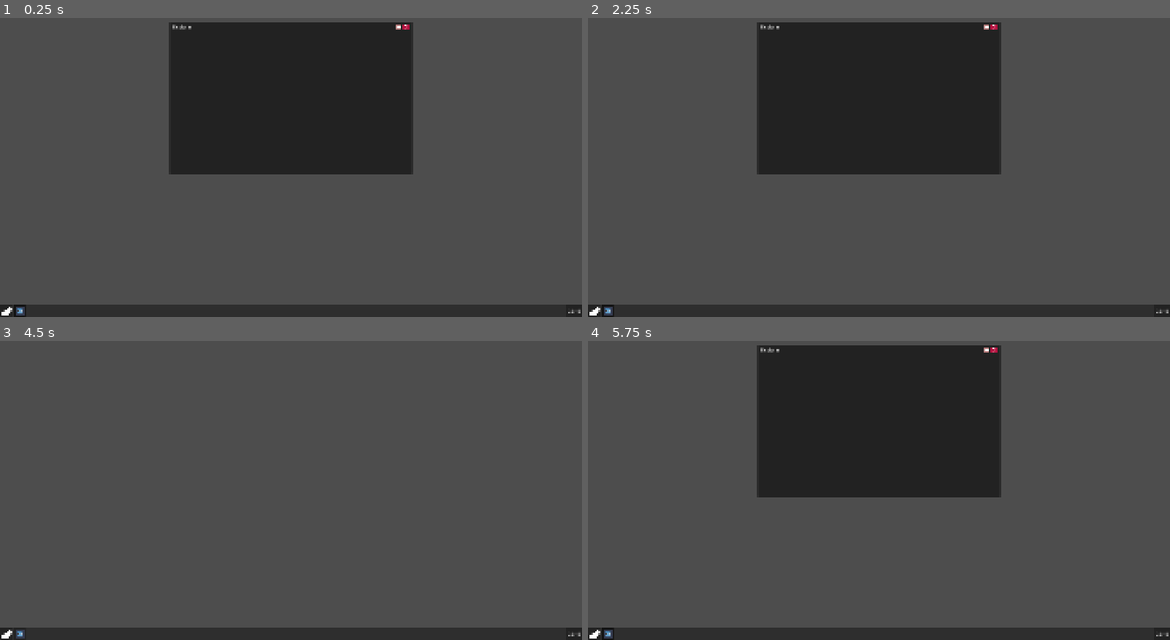
Above: before the commit, frames 1-4 (two rows, left to right).
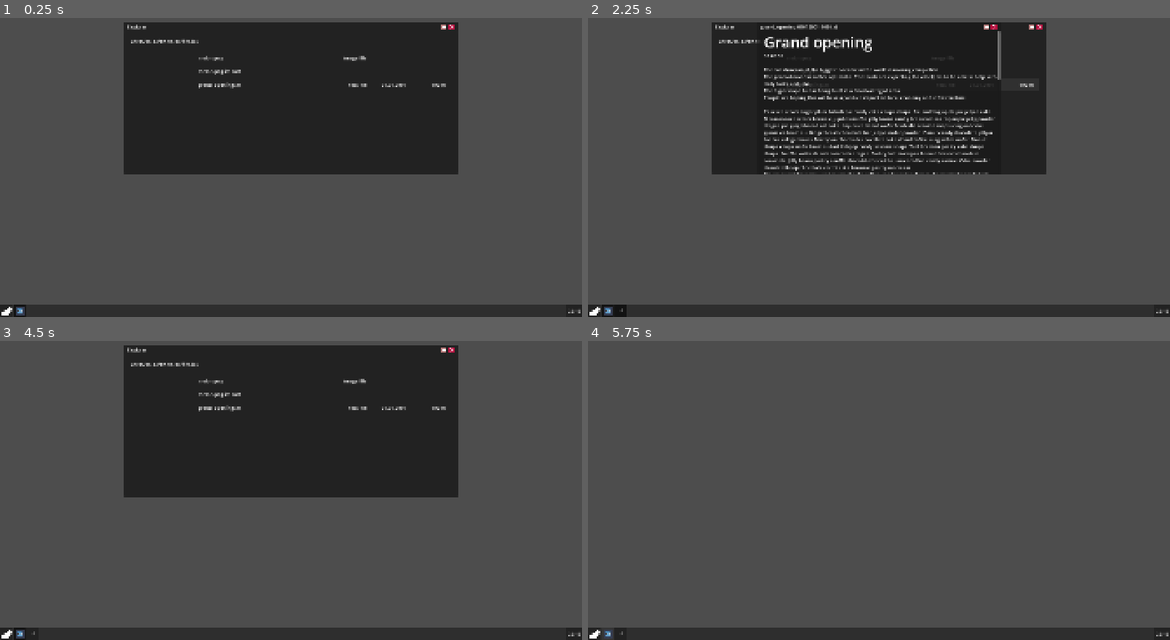
Above: after the commit, the same moments.

Repository: Dherleth/melon-os
Game: Godot game, scene res://os/core/os_system/os_system.tscn
The game is run twice, just before and just after one commit, with the same random seed, the same clock (stepped at 60 frames per second) and the same inputs.
Inputs (mouse positions are in pixels of both pictures, inside the frame that each line leads up to):
- Up to frame 1 (0.25 s): no input
- Up to frame 2 (2.25 s): click (908, 56) at 0.52 s; click (908, 71) at 1.27 s; click (908, 83) at 2.02 s
- Up to frame 3 (4.5 s): click (5, 634) at 2.75 s; click (5, 634) at 3.5 s; click (395, 349) at 4.27 s
- Up to frame 4 (5.75 s): click (605, 634) at 5 s

The runs differ from the first frame. In frame 1, 8.3% of the frame differs, in the area x 21-79%, y 1-53%; in frame 2, 12%; in frame 3, 29%, in the area x 5-79%, y 1-99%; in frame 4, 21%.

Commit message:
can open app from file

Diff:
--- a/os/core/os_app/os_app_manager.gd
+++ b/os/core/os_app/os_app_manager.gd
@@ -6,6 +6,7 @@
 
 var windows_container: OsWindowsContainer
 var task_bar: OsTaskBar
+var os_system: OsSystem
 
 
 func register_app(definition: OsAppDefinition) -> void:
@@ -29,6 +30,7 @@
 	var app_instance = definition.scene.instantiate() as OsAppScene
 	app_instance.app_definition = definition
 	app_instance.file_path = file_path
+	app_instance.os_system = os_system
 
 	running_apps.append(app_instance)
 
--- a/os/core/os_app/os_app_scene.gd
+++ b/os/core/os_app/os_app_scene.gd
@@ -3,18 +3,22 @@
 
 signal focused(app_instance: OsAppScene)
 
+var os_system: OsSystem
+var os_window: OsWindow # The window containing the app instance
 var app_definition: OsAppDefinition
-var os_window: OsWindow
 
 # The file that launched the app.
 # The file contains all the infos for the app and the app should know how to open it
 # and read it.
-# And as dev, you know in which manner to write the data in the file for a specific app
+# And as dev, you know in which manner to write the data in the file for a specific app.
 var file_path := ""
 
+
+# Overriden by children classes
 func setup() -> void:
 	pass
 
 
+# Defaults to the file that opened the app. Child classes can override this
 func get_window_name() -> String:
 	return file_path.get_file()
--- a/os/core/os_desktop/os_desktop.gd
+++ b/os/core/os_desktop/os_desktop.gd
@@ -1,13 +1,13 @@
 class_name OSDesktop
 extends Control
 
-var os: OSSystem
+var os: OsSystem
 
 @export var app_icon_scene: PackedScene
 @onready var app_container: Control = $AppContainer
 
 
-func setup(os_system: OSSystem) -> void:
+func setup(os_system: OsSystem) -> void:
 	os = os_system
 
 	for definition in os.definition.apps:
--- a/os/core/os_file_system/directory.gd
+++ /dev/null
@@ -1,20 +0,0 @@
-class_name OSDirectory
-extends OSFileSystemEntry
-
-var children: Array[OSFileSystemEntry] = []
-
-
-func get_child_by_name(child_name: String) -> OSFileSystemEntry:
-	for child in children:
-		if child.name == child_name:
-			return child
-
-	return null
-
-
-func add_child_entry(entry: OSFileSystemEntry) -> void:
-	children.append(entry)
-
-
-func remove_child_entry(entry: OSFileSystemEntry) -> void:
-	children.erase(entry)
--- a/os/core/os_file_system/directory_definition.gd
+++ /dev/null
@@ -1,7 +0,0 @@
-class_name OSDirectoryDefinition
-extends Resource
-
-@export var name: String
-
-@export var files: Array[OSFileDefinition] = []
-@export var directories: Array[OSDirectoryDefinition] = []
--- a/os/core/os_file_system/file.gd
+++ /dev/null
@@ -1,4 +0,0 @@
-class_name OSFile
-extends OSFileSystemEntry
-
-@export var content: String = ""
--- a/os/core/os_file_system/file_definitions/file_definition.gd
+++ /dev/null
@@ -1,22 +0,0 @@
-class_name OSFileDefinition
-extends Resource
-
-enum FileType {
-	TEXT,
-	IMAGE,
-	SOUND,
-	FOLDER,
-}
-
-const FILE_TYPE_NAMES := {
-	FileType.TEXT: "Text File",
-	FileType.IMAGE: "Image File",
-	FileType.SOUND: "Sound File",
-	FileType.FOLDER: "Folder",
-}
-
-@export var path := ""
-@export var modified := "01.01.01"
-@export var type :FileType = FileType.TEXT
-@export var size := "1 Ko"
-@export var folder_content: Array[OSFileDefinition]
--- a/os/core/os_file_system/file_definitions/image_file_definition.gd
+++ /dev/null
@@ -1,4 +0,0 @@
-class_name OSImageFileDefinition
-extends OSFileDefinition
-
-@export var texture: Texture2D
--- a/os/core/os_file_system/file_definitions/text_file_definition.gd
+++ /dev/null
@@ -1,4 +0,0 @@
-class_name OSTextFileDefinition
-extends OSFileDefinition
-
-@export_multiline var content := "BBCode compatible text"
--- a/os/core/os_file_system/file_system.gd
+++ /dev/null
@@ -1,256 +0,0 @@
-class_name OSFileSystem
-extends Node
-
-var root: OSDirectory
-
-
-func initialize() -> void:
-	root = OSDirectory.new()
-	root.name = "/"
-
-
-func create_directory(path: String) -> OSDirectory:
-	if path == "/":
-		return root
-
-	var parent_path := path.get_base_dir()
-	var directory_name := path.get_file()
-
-	var parent := get_directory(parent_path)
-
-	if parent == null:
-		return null
-
-	var existing := parent.get_child_by_name(directory_name)
-
-	if existing:
-		if existing is OSDirectory:
-			return existing
-
-		return null
-
-	var directory := OSDirectory.new()
-	directory.name = directory_name
-
-	parent.add_child_entry(directory)
-
-	return directory
-
-
-func get_directory(path: String) -> OSDirectory:
-	if path == "/" or path.is_empty():
-		return root
-
-	var parts := path.split("/", false)
-
-	var current := root
-
-	for part in parts:
-		var child := current.get_child_by_name(part)
-
-		if child == null:
-			return null
-
-		if not child is OSDirectory:
-			return null
-
-		current = child
-
-	return current
-
-
-func create_file(path: String,content: String = "") -> OSFile:
-
-	var directory_path := path.get_base_dir()
-	var file_name := path.get_file()
-
-	var directory := get_directory(directory_path)
-
-	if directory == null:
-		return null
-
-	var existing := directory.get_child_by_name(file_name)
-
-	if existing:
-		if existing is OSFile:
-			return existing
-
-		return null
-
-	var file := OSFile.new()
-	file.name = file_name
-	file.content = content
-
-	directory.add_child_entry(file)
-
-	return file
-
-func get_file(path: String) -> OSFile:
-	var directory_path := path.get_base_dir()
-	var file_name := path.get_file()
-
-	var directory := get_directory(directory_path)
-
-	if directory == null:
-		return null
-
-	var entry := directory.get_child_by_name(file_name)
-
-	if entry is OSFile:
-		return entry
-
-	return null
-
-
-func read_file(path: String) -> String:
-	var file := get_file(path)
-
-	if file == null:
-		push_error("File not found: " + path)
-		return ""
-
-	return file.content
-
-
-func write_file(path: String,content: String) -> bool:
-	var file := get_file(path)
-
-	if file == null:
-		return false
-
-	file.content = content
-
-	return true
-
-func list_directory(path: String) -> Array[OSFileSystemEntry]:
-
-	var directory := get_directory(path)
-
-	if directory == null:
-		return []
-
-	return directory.children.duplicate()
-
-
-func exists(path: String) -> bool:
-	if path == "/":
-		return true
-
-	return (
-		get_file(path) != null
-		or
-		get_directory(path) != null
-	)
-
-
-func delete_file(path: String) -> bool:
-	var file := get_file(path)
-
-	if file == null:
-		return false
-
-	var directory := get_directory(
-		path.get_base_dir()
-	)
-
-	if directory == null:
-		return false
-
-	directory.remove_child_entry(file)
-
-	return true
-
-
-func delete_directory(path: String) -> bool:
-	if path == "/":
-		return false
-
-	var directory := get_directory(path)
-
-	if directory == null:
-		return false
-
-	var parent := get_directory(
-		path.get_base_dir()
-	)
-
-	if parent == null:
-		return false
-
-	parent.remove_child_entry(directory)
-
-	return true
-
-
-func move(source_path: String, destination_path: String) -> bool:
-	var source_parent := get_directory(
-		source_path.get_base_dir()
-	)
-
-	var destination_parent := get_directory(
-		destination_path.get_base_dir()
-	)
-
-	if source_parent == null:
-		return false
-
-	if destination_parent == null:
-		return false
-
-	var entry := source_parent.get_child_by_name(
-		source_path.get_file()
-	)
-
-	if entry == null:
-		return false
-
-	if destination_parent.get_child_by_name(destination_path.get_file()):
-		return false
-
-	source_parent.remove_child_entry(entry)
-
-	entry.name = destination_path.get_file()
-
-	destination_parent.add_child_entry(entry)
-
-	return true
-
-
-func rename(path: String,new_name: String) -> bool:
-	return move(
-		path,
-		path.get_base_dir().path_join(new_name)
-	)
-
-
-func load_definition(
-	definition: OSFileSystemDefinition
-) -> void:
-
-	root = build_directory(
-		definition.root
-	)
-
-func build_directory(
-	definition: OSDirectoryDefinition
-) -> OSDirectory:
-
-	var directory := OSDirectory.new()
-	directory.name = definition.name
-
-	for file_definition in definition.files:
-		var file := OSFile.new()
-
-		file.name = file_definition.name
-		file.content = file_definition.content
-
-		directory.add_child_entry(file)
-
-	for directory_definition in definition.directories:
-		var child_directory := build_directory(
-			directory_definition
-		)
-
-		directory.add_child_entry(child_directory)
-
-	return directory
--- a/os/core/os_file_system/file_system_definition.gd
+++ /dev/null
@@ -1,4 +0,0 @@
-class_name OSFileSystemDefinition
-extends Resource
-
-@export var root: OSDirectoryDefinition
--- a/os/core/os_file_system/file_system_entry.gd
+++ /dev/null
@@ -1,4 +0,0 @@
-class_name OSFileSystemEntry
-extends Resource
-
-@export var name: String
--- a/os/core/os_system/os_system.gd
+++ b/os/core/os_system/os_system.gd
@@ -1,3 +1,4 @@
+class_name OsSystem
 extends Node
 
 @export var os_definition: OSSystemDefinition = preload("res://os/data/os/melon_os_definiton.tres")
@@ -19,13 +20,25 @@
 	"wav": "sounder",
 	"ogg": "sounder",
 }
+
 var app_manager: OsAppManager = OsAppManager.new()
 
 func _ready() -> void:
+	app_manager.os_system = self
+	app_manager.windows_container = os_window_container
+	app_manager.task_bar = os_task_bar
+
 	for app_definition in os_definition.apps:
 		app_manager.register_app(app_definition)
 
-	app_manager.windows_container = os_window_container
-	app_manager.task_bar = os_task_bar
 
 	app_manager.launch_app("file_explorer")
+
+
+
+func open_file(file_path: String):
+	var file_extension = file_path.get_extension()
+
+	if FILE_ASSOCIATIONS.has(file_extension):
+		var app_id = FILE_ASSOCIATIONS[file_extension]
+		app_manager.launch_app(app_id, file_path)
--- /dev/null
+++ b/os/data/apps/file_explorer/file_button.gd
@@ -0,0 +1,52 @@
+class_name FileButton
+extends Button
+
+@onready var filename_label: Label = $MarginContainer/HBoxContainer/FilenameLabel
+@onready var type_label: Label = $MarginContainer/HBoxContainer/TypeLabel
+@onready var creation_date_label: Label = $MarginContainer/HBoxContainer/CreationDateLabel
+@onready var size_label: Label = $MarginContainer/HBoxContainer/SizeLabel
+
+const FILE_TYPE := {
+	"png": "image file",
+	"jpg": "image file",
+	"jpeg": "image file",
+	"webp": "image file",
+	"gif": "image file",
+
+	"txt": "text file",
+	"md": "text file",
+
+	"mp3": "sound file",
+	"wav": "sound file",
+	"ogg": "sound file",
+}
+
+
+# Of the form "name-creationDate-sizeInKo.extension"
+func setup(filename_p: String) -> void:
+	var parts := filename_p.split("-")
+	var extension := filename_p.get_extension().to_lower()
+	var filename := filename_p
+	var type := ""
+	var creation_date := ""
+	var size_txt := ""
+
+	if parts.size() > 1:
+		filename = parts[0] + "." + extension
+
+		if parts[1].length() >= 4:
+			creation_date = parts[1].substr(0,2) + "." + parts[1].substr(2,2) + "." + parts[1].substr(4)
+
+
+	if FILE_TYPE.has(extension):
+		type = FILE_TYPE[extension]
+
+
+	if parts.size() > 2:
+		size_txt = parts[2].split(".")[0] + "ko"
+
+
+	filename_label.text = filename
+	type_label.text = type
+	creation_date_label.text = creation_date
+	size_label.text = size_txt
--- /dev/null
+++ b/os/data/apps/file_explorer/file_button.tscn
@@ -0,0 +1,61 @@
+[gd_scene format=3 uid="uid://c7tacnlvmenwb"]
+
+[ext_resource type="Script" uid="uid://bjaomass8v3xn" path="res://os/data/apps/file_explorer/file_button.gd" id="1_8r5e7"]
+
+[sub_resource type="StyleBoxFlat" id="StyleBoxFlat_3c6o5"]
+bg_color = Color(0.6, 0.6, 0.6, 0)
+
+[node name="FileButton" type="Button" unique_id=1732079923]
+custom_minimum_size = Vector2(0, 40)
+custom_maximum_size = Vector2(-1, 40)
+offset_right = 8.0
+offset_bottom = 50.0
+size_flags_horizontal = 3
+theme_override_styles/normal = SubResource("StyleBoxFlat_3c6o5")
+script = ExtResource("1_8r5e7")
+
+[node name="MarginContainer" type="MarginContainer" parent="." unique_id=1721002285]
+layout_mode = 1
+anchors_preset = 14
+anchor_top = 0.5
+anchor_right = 1.0
+anchor_bottom = 0.5
+offset_top = -11.5
+offset_bottom = 11.5
+grow_horizontal = 2
+grow_vertical = 2
+theme_override_constants/margin_left = 20
+theme_override_constants/margin_right = 20
+
+[node name="HBoxContainer" type="HBoxContainer" parent="MarginContainer" unique_id=18145640]
+layout_mode = 2
+theme_override_constants/separation = 30
+alignment = 2
+
+[node name="FilenameLabel" type="Label" parent="MarginContainer/HBoxContainer" unique_id=827496330]
+custom_minimum_size = Vector2(100, 0)
+layout_mode = 2
+size_flags_horizontal = 3
+text = "filename.extension"
+text_overrun_behavior = 3
+
+[node name="TypeLabel" type="Label" parent="MarginContainer/HBoxContainer" unique_id=320279682]
+custom_minimum_size = Vector2(100, 0)
+custom_maximum_size = Vector2(100, -1)
+layout_mode = 2
+text = "Text file"
+horizontal_alignment = 2
+
+[node name="CreationDateLabel" type="Label" parent="MarginContainer/HBoxContainer" unique_id=1725654022]
+custom_minimum_size = Vector2(100, 0)
+custom_maximum_size = Vector2(100, -1)
+layout_mode = 2
+text = "01.01.2000"
+horizontal_alignment = 2
+
+[node name="SizeLabel" type="Label" parent="MarginContainer/HBoxContainer" unique_id=278855288]
+custom_minimum_size = Vector2(100, 0)
+custom_maximum_size = Vector2(100, -1)
+layout_mode = 2
+text = "100ko"
+horizontal_alignment = 2
--- a/os/data/apps/file_explorer/file_explorer.gd
+++ b/os/data/apps/file_explorer/file_explorer.gd
@@ -1,4 +1,9 @@
 extends OsAppScene
+
+@onready var folder_content_list: VBoxContainer = $MarginContainer2/HBoxContainer/ScrollContainer/FolderContentList
+@onready var folders_list: VBoxContainer = $MarginContainer2/HBoxContainer/ScrollContainer2/FoldersList
+
+var file_button_scene := preload("res://os/data/apps/file_explorer/file_button.tscn")
 
 
 func _ready() -> void:
@@ -23,6 +28,10 @@
 				print("DIR: ", full_path)
 				scan_directory(full_path)
 			else:
+				var file_button_instance := file_button_scene.instantiate() as FileButton
+				folder_content_list.add_child(file_button_instance)
+				file_button_instance.setup(full_path.get_file())
+				file_button_instance.pressed.connect(_on_file_button_pressed.bind(full_path))
 				print("FILE: ", full_path)
 
 		entry = dir.get_next()
@@ -32,3 +41,8 @@
 
 func get_window_name() -> String:
 	return app_definition.name
+
+
+
+func _on_file_button_pressed(file_path: String) -> void:
+	os_system.open_file(file_path)
--- a/os/data/apps/file_explorer/file_explorer.tres
+++ b/os/data/apps/file_explorer/file_explorer.tres
@@ -9,5 +9,6 @@
 id = &"file_explorer"
 name = "Explorer"
 scene = ExtResource("2_jkbb0")
+default_size = Vector2(1100, 500)
 allow_multiple_instances = true
 metadata/_custom_type_script = "uid://byd2cixpj61b3"
--- a/os/data/apps/file_explorer/file_explorer.tscn
+++ b/os/data/apps/file_explorer/file_explorer.tscn
@@ -2,8 +2,48 @@
 
 [ext_resource type="Script" uid="uid://ccjkthrdo4wpc" path="res://os/data/apps/file_explorer/file_explorer.gd" id="1_b55kx"]
 
-[node name="FileExplorer" type="Control" unique_id=879777946]
-layout_mode = 3
-anchors_preset = 0
+[node name="FileExplorer" type="VBoxContainer" unique_id=351714816]
+anchors_preset = 15
+anchor_right = 1.0
+anchor_bottom = 1.0
+grow_horizontal = 2
+grow_vertical = 2
 script = ExtResource("1_b55kx")
-metadata/_custom_type_script = "uid://b5wuw0pu8lp2o"
+
+[node name="MarginContainer" type="MarginContainer" parent="." unique_id=597944297]
+layout_mode = 2
+theme_override_constants/margin_left = 20
+theme_override_constants/margin_top = 20
+theme_override_constants/margin_right = 20
+theme_override_constants/margin_bottom = 10
+
+[node name="PathLabel" type="Label" parent="MarginContainer" unique_id=1747109551]
+layout_mode = 2
+text = "c://ex/ex_ex/ex_ex_ex/file.txt"
+
+[node name="MarginContainer2" type="MarginContainer" parent="." unique_id=841379402]
+layout_mode = 2
+size_flags_vertical = 3
+theme_override_constants/margin_left = 20
+theme_override_constants/margin_top = 10
+theme_override_constants/margin_right = 20
+theme_override_constants/margin_bottom = 20
+
+[node name="HBoxContainer" type="HBoxContainer" parent="MarginContainer2" unique_id=142825758]
+layout_mode = 2
+
+[node name="ScrollContainer2" type="ScrollContainer" parent="MarginContainer2/HBoxContainer" unique_id=1180461086]
+custom_minimum_size = Vector2(200, 0)
+custom_maximum_size = Vector2(200, -1)
+layout_mode = 2
+
+[node name="FoldersList" type="VBoxContainer" parent="MarginContainer2/HBoxContainer/ScrollContainer2" unique_id=55888007]
+layout_mode = 2
+
+[node name="ScrollContainer" type="ScrollContainer" parent="MarginContainer2/HBoxContainer" unique_id=1232449453]
+layout_mode = 2
+size_flags_horizontal = 3
+
+[node name="FolderContentList" type="VBoxContainer" parent="MarginContainer2/HBoxContainer/ScrollContainer" unique_id=211515909]
+layout_mode = 2
+size_flags_horizontal = 3
Not shown, removed: os/core/os_file_system/directory.gd.uid
Not shown, removed: os/core/os_file_system/directory_definition.gd.uid
Not shown, removed: os/core/os_file_system/file.gd.uid
Not shown, removed: os/core/os_file_system/file_definitions/file_definition.gd.uid
Not shown, removed: os/core/os_file_system/file_definitions/image_file_definition.gd.uid
Not shown, removed: os/core/os_file_system/file_definitions/text_file_definition.gd.uid
Not shown, removed: os/core/os_file_system/file_system.gd.uid
Not shown, removed: os/core/os_file_system/file_system_definition.gd.uid
Not shown, removed: os/core/os_file_system/file_system_entry.gd.uid
Not shown, added: os/data/apps/file_explorer/file_button.gd.uid
Renamed: os/data/filesystem/work/grand_opening.txt -> os/data/filesystem/work/grand_opening-01012001-100.txt
